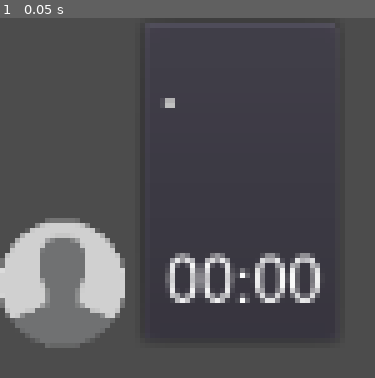
Above: before the commit, frame 1.
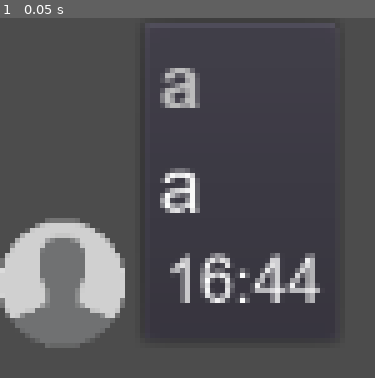
Above: after the commit, the same moment.

Repository: LeshaLukash/The-Chat-Prototype
Game: Godot game, scene res://message.tscn
Same seed, same stepped clock (60 frames per second), same inputs: the game is played once before the commit and once after it.
Inputs:
- Up to frame 1 (0.05 s): no input

The runs differ from the first frame. In frame 1, 4.8% of the frame differs, in the area x 42-86%, y 13-80%.
Error after the commit: Invalid set index 'bbcode_text' (on base: 'null instance') with value of type 'String'. (res://message.gd:39)

Commit message:
Message
Написал код для отслеживания изменения и отображения имени, времени отправки и текста сообщений.

Diff:
--- a/message.gd
+++ b/message.gd
@@ -11,21 +11,63 @@
 # Константы тегов, форматирующих имя отправителя и время в тексте сообщения
 const TIME_TAGS_START := "[right][font=fonts/arial_time.tres]"
 const TIME_TAGS_END := "[/font][/right]"
-const NAME_TAGS_START := "[color=silver][font=fonts/arial_sender_name.tres]"
-const NAME_TAGS_END := "[/font][/color]"
+const SENDER_TAGS_START := "[color=silver][font=fonts/arial_sender_name.tres]"
+const SENDER_TAGS_END := "[/font][/color]"
 
-export (DynamicFont) var message_sender_font = preload("res://fonts/arial_sender_name.tres")	# Шрифт имени отправителя
-export (DynamicFont) var message_font = preload("res://fonts/arial.tres")						# Шрифт сообщения
-export (DynamicFont) var message_time_font = preload("res://fonts/arial_time.tres")				# Шрифт времени отправки
+export (DynamicFont) var sender_font = preload("res://fonts/arial_sender_name.tres")	# Шрифт имени отправителя
+export (DynamicFont) var text_font = preload("res://fonts/arial.tres")						# Шрифт сообщения
+export (DynamicFont) var time_font = preload("res://fonts/arial_time.tres")				# Шрифт времени отправки
 
-export (String) var message_sender = "Отправитель"	# Имя отправителя
-export (String, MULTILINE) var message_text 		# Текст сообщения
-export (String) var message_time = "00:00"			# Время отправки
+export (String) var sender = "Отправитель" setget set_sender 	# Имя отправителя
+export (String, MULTILINE) var text setget set_text 			# Текст сообщения
+export (String) var time = "00:00" setget set_time				# Время отправки
 
-export (bool) var is_edited = false			# Флаг-пометка сообщения статусом "изменено"
+export (bool) var is_edited = false setget set_edited			# Флаг-пометка сообщения статусом "изменено"
 export (bool) var is_player_reply = false	# Флаг, является ли сообщение ответом "игрока"
 
 var avatar_texture # Текстура аватарки
 
+
+func update_message() -> void:
+	var sender_formatted: String = SENDER_TAGS_START + sender + SENDER_TAGS_END
+
+	var time_formatted: String = TIME_TAGS_START + time
+	if is_edited:
+		time_formatted += ", изменено"
+	time_formatted += TIME_TAGS_END
+
+	get_node("%Text").bbcode_text = sender_formatted + "\n" + text + "\n" + time_formatted
+
+
+func set_panel_size() -> void:
+	pass
+
+
+func set_edited(value: bool):
+	is_edited = value
+	update_message()
+
+
+func set_sender(value: String):
+	if value.empty():
+		sender = " "
+	else:
+		sender = value
+	update_message()
+
+
+func set_text(value: String):
+	text = value
+	update_message()
+
+
+func set_time(value: String):
+	if value.empty():
+		time = "00:00"
+	else:
+		time = value
+	update_message()
+
+
 func _on_Avatar_pressed():
 	emit_signal("avatar_pressed")
--- a/message.tscn
+++ b/message.tscn
@@ -10,7 +10,9 @@
 margin_bottom = 72.0
 rect_pivot_offset = Vector2( -513, -236 )
 script = ExtResource( 2 )
-message_sender = ""
+sender = "a"
+text = "a"
+time = "16:44"
 
 [node name="HBoxContainer" type="HBoxContainer" parent="."]
 margin_right = 110.0
@@ -44,12 +46,12 @@
 rect_min_size = Vector2( 52, 91 )
 rect_clip_content = false
 bbcode_enabled = true
-bbcode_text = "[color=silver][font=fonts/arial_sender_name.tres].[/font][/color]
-
-[right][font=fonts/arial_time.tres]00:00[/font][/right]"
-text = ".
-
-00:00"
+bbcode_text = "[color=silver][font=fonts/arial_sender_name.tres]a[/font][/color]
+a
+[right][font=fonts/arial_time.tres]16:44[/font][/right]"
+text = "a
+a
+16:44"
 fit_content_height = true
 scroll_active = false
 
